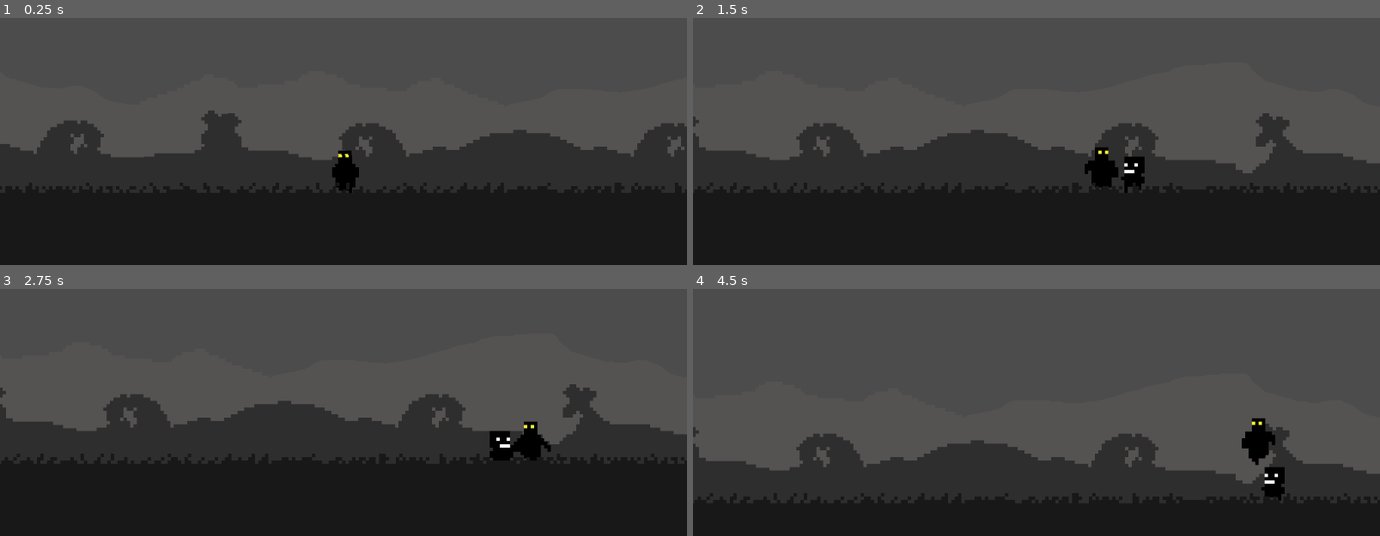
Above: before the commit, frames 1-4 (two rows, left to right).
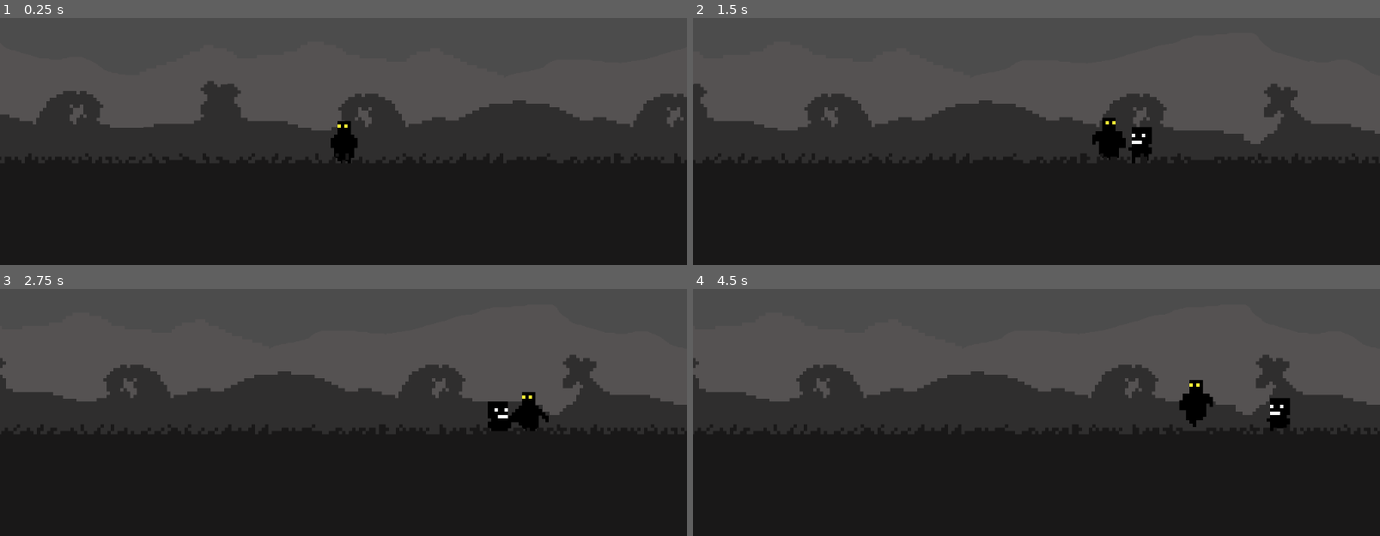
Above: after the commit, the same moments.

Repository: renzoventura/Shade
Game: Godot game, scene res://Scenes/Level/TemplateLevel.tscn
Two runs of this game, one before a commit and one after it. Both use one fixed random seed, a clock stepped at 60 frames per second and the inputs below.
Inputs:
- Up to frame 1 (0.25 s): no input
- Up to frame 2 (1.5 s): tap Enter at 0.5 s; hold D (right) from 0.53 s (still down); tap , (attack) at 0.6 s; tap W (jump) at 0.77 s; tap Shift (dash) at 1.35 s
- Up to frame 3 (2.75 s): tap W (jump) at 1.52 s; release D (right) at 2.03 s; hold A (left) from 2.03 s (still down); tap , (attack) at 2.1 s
- Up to frame 4 (4.5 s): release A (left) at 2.78 s; hold D (right) 2.78-4.28 s; tap Shift (dash) at 2.85, 4.35 s; tap W (jump) at 3.02, 3.77 s; tap , (attack) at 3.6 s; hold A (left) from 4.28 s (still down)

The runs differ from the first frame. In frame 1, 12% of the frame differs, in the area x 0-100%, y 25-71%; in frame 2, 14%; in frame 3, 13%; in frame 4, 29%, in the area x 0-100%, y 26-86%.

Commit message:
Add camera limit vertically

Diff:
--- a/Scenes/Player/Player.gd
+++ b/Scenes/Player/Player.gd
@@ -5,9 +5,9 @@
 var motion = Vector2(0,0)
 var motion_up = Vector2(0,-1)
 var SPEED = 800;
-var JUMP_SPEED = 1800;
+var JUMP_SPEED = 2500;
 var GRAVITY = 200;
-var MAX_FALL_SPEED = 300
+var MAX_FALL_SPEED = 1200
 onready var playerAnimation = $PlayerAnimation
 onready var leftAttackArea = $AttackArea
 onready var leftAttackAreaCollision = $AttackArea/AttackCollision
--- a/Scenes/Player/Player.tscn
+++ b/Scenes/Player/Player.tscn
@@ -20,11 +20,13 @@
 shape = SubResource( 1 )
 
 [node name="Camera2D" type="Camera2D" parent="."]
-position = Vector2( 0.00155264, -347.628 )
+position = Vector2( 2.33426, -348.794 )
 current = true
 zoom = Vector2( 2, 2 )
 limit_left = 0
+limit_top = -200
 limit_right = 4180
+smoothing_enabled = true
 offset_v = 1.0
 
 [node name="Sprite" parent="." instance=ExtResource( 1 )]
